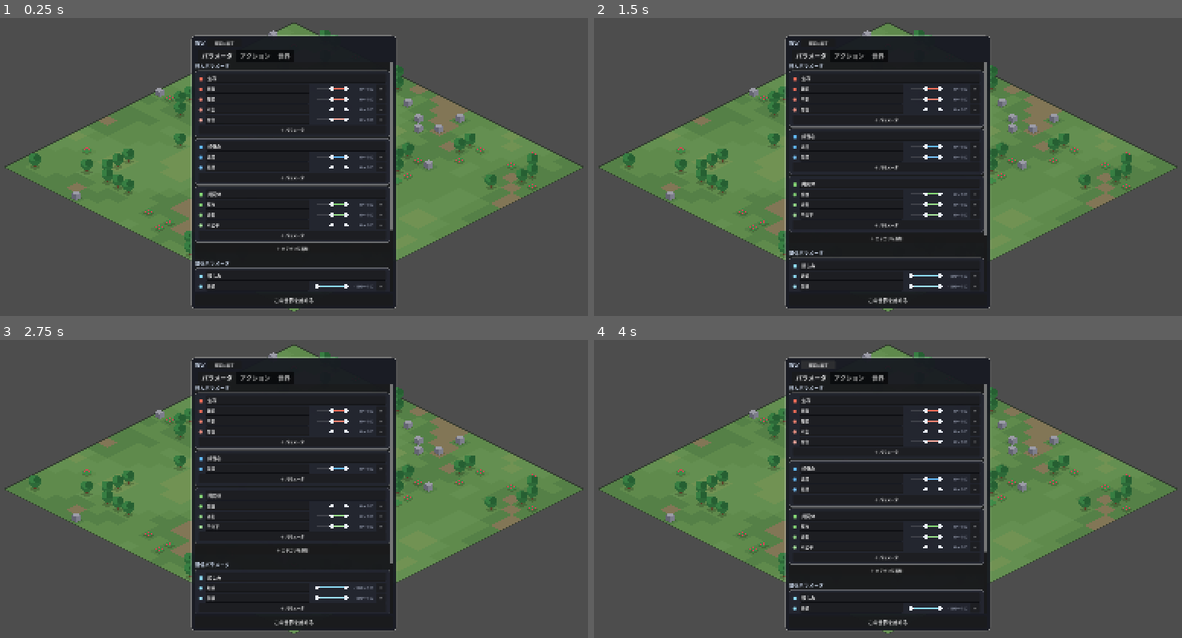
Above: before the commit, frames 1-4 (two rows, left to right).
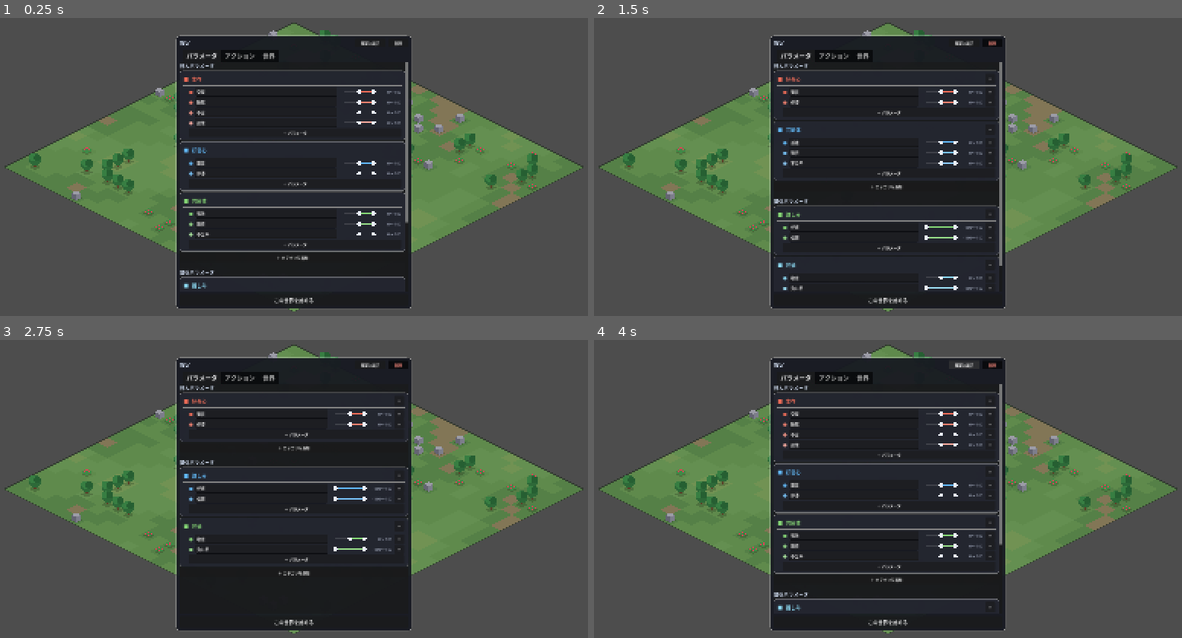
Above: after the commit, the same moments.

Repository: asterisk-cn/world-simulator
Game: Godot game, scene res://scenes/main.tscn
Two runs of this game, one before a commit and one after it. Both use one fixed random seed, a clock stepped at 60 frames per second and the inputs below.
Inputs (mouse positions are in pixels of both pictures, inside the frame that each line leads up to):
- Up to frame 1 (0.25 s): no input
- Up to frame 2 (1.5 s): click (993, 41) at 0.5 s, where only the run after the commit has a clickable "削除"; click "×" at 1.25 s
- Up to frame 3 (2.75 s): click "×" at 2 s
- Up to frame 4 (4 s): click "×" at 2.75 s; click "既定に戻す" at 3.5 s

The runs differ from the first frame. In frame 1, 9.8% of the frame differs, in the area x 29-70%, y 5-98%; in frame 2, 9.0%; in frame 3, 8.6%; in frame 4, 9.9%.

Commit message:
設定画面の整理：削除モード、階層、表記
- 「型」を「タイプ」に統一
- 各項目にあった削除ボタンを廃止し、パネル右上の「削除」で削除モードに入る形へ。
  モード中だけ × が出る。世界タブでは消せるものが無いのでボタン自体を隠す
- カテゴリを見出しとして立て、パラメータを字下げして階層を分ける
- アクションのカードから重複した見出しを外し、名前・タイプ・対象の3行に整理
- セットアップ画面を少し広げて文字の詰まりを解消

Co-Authored-By: Claude Opus 5 <noreply@anthropic.com>

Diff:
--- a/scripts/autoload/schema.gd
+++ b/scripts/autoload/schema.gd
@@ -241,6 +241,16 @@
 	var cat := "新カテゴリ%d" % i
 	add_param(scope, cat)
 	return cat
+
+
+func remove_category(scope: String, cat: String) -> void:
+	var kept: Array = []
+	for d in parameters:
+		if String(d["scope"]) == scope and String(d["category"]) == cat:
+			continue
+		kept.append(d)
+	parameters = kept
+	parameters_changed.emit()
 
 
 func rename_category(scope: String, old_name: String, new_name: String) -> void:
--- a/scripts/main.gd
+++ b/scripts/main.gd
@@ -69,8 +69,8 @@
 	rules_panel.visible = on
 	if on:
 		rules_panel.set_anchors_preset(Control.PRESET_CENTER)
-		rules_panel.offset_left = -270
-		rules_panel.offset_right = 270
+		rules_panel.offset_left = -310
+		rules_panel.offset_right = 310
 		rules_panel.offset_top = -360
 		rules_panel.offset_bottom = 360
 	else:
--- a/scripts/ui/rules_panel.gd
+++ b/scripts/ui/rules_panel.gd
@@ -15,6 +15,8 @@
 var _title: Label
 var _start_btn: Button
 var _reset_btn: Button
+var _delete_btn: Button
+var _delete_mode := false
 
 
 func _ready() -> void:
@@ -34,15 +36,30 @@
 	add_child(root)
 
 	var head := HBoxContainer.new()
+	head.add_theme_constant_override("separation", 8)
 	root.add_child(head)
 	_title = UIKit.label("設定", 14, Color(0.85, 0.9, 0.98))
 	head.add_child(_title)
+
+	var gap := Control.new()
+	gap.size_flags_horizontal = Control.SIZE_EXPAND_FILL
+	head.add_child(gap)
+
 	_reset_btn = UIKit.button(head, "既定に戻す", _reset_all, 10)
-	_reset_btn.custom_minimum_size = Vector2(90, 22)
+	_reset_btn.custom_minimum_size = Vector2(80, 22)
+
+	_delete_btn = Button.new()
+	_delete_btn.text = "削除"
+	_delete_btn.toggle_mode = true
+	_delete_btn.add_theme_font_size_override("font_size", 10)
+	_delete_btn.custom_minimum_size = Vector2(52, 22)
+	head.add_child(_delete_btn)
+	_delete_btn.toggled.connect(_on_delete_toggled)
 
 	_tabs = TabContainer.new()
 	_tabs.size_flags_vertical = Control.SIZE_EXPAND_FILL
 	root.add_child(_tabs)
+	_tabs.tab_changed.connect(_on_tab_changed)
 
 	_param_box = _make_tab("パラメータ")
 	_action_box = _make_tab("アクション")
@@ -63,6 +80,10 @@
 	_title.text = "設定" if on else "設定（開始後は変更できない）"
 	_start_btn.visible = on
 	_reset_btn.visible = on
+	if not on:
+		_delete_mode = false
+		_delete_btn.set_pressed_no_signal(false)
+	_update_delete_btn()
 	_rebuild_params()
 	_rebuild_actions()
 	_rebuild_world()
@@ -70,6 +91,28 @@
 
 func _on_start() -> void:
 	started.emit()
+
+
+func _on_delete_toggled(on: bool) -> void:
+	_delete_mode = on
+	_delete_btn.modulate = Color(1.0, 0.55, 0.5) if on else Color.WHITE
+	_rebuild_params()
+	_rebuild_actions()
+
+
+func _on_tab_changed(_i: int) -> void:
+	_update_delete_btn()
+
+
+## 世界タブには消せるものが無いので隠す
+func _update_delete_btn() -> void:
+	if _delete_btn == null or _tabs == null:
+		return
+	_delete_btn.visible = editable and _tabs.current_tab != 2
+
+
+func _can_delete() -> bool:
+	return editable and _delete_mode
 
 
 func _make_tab(title: String) -> VBoxContainer:
@@ -126,32 +169,61 @@
 	box.add_theme_constant_override("separation", 2)
 	card.add_child(box)
 
+	# 見出し
 	var head := HBoxContainer.new()
 	head.add_theme_constant_override("separation", 6)
 	box.add_child(head)
-	head.add_child(UIKit.label("■", 13, col))
+	head.add_child(UIKit.label("■", 14, col))
 	if editable:
-		var le := LineEdit.new()
-		le.text = cat
-		le.add_theme_font_size_override("font_size", 12)
-		le.size_flags_horizontal = Control.SIZE_EXPAND_FILL
-		le.custom_minimum_size = Vector2(80, 22)
-		head.add_child(le)
-		le.text_submitted.connect(_rename_category.bind(scope, cat))
-		le.focus_exited.connect(func() -> void: _rename_category(le.text, scope, cat))
+		head.add_child(_flat_edit(cat, col, scope))
 	else:
-		head.add_child(UIKit.label(cat, 12, Color(0.9, 0.92, 0.98)))
+		head.add_child(UIKit.label(cat, 13, col))
+	if _can_delete():
+		var dc := UIKit.button(head, "×", _del_category.bind(scope, cat), 11)
+		dc.custom_minimum_size = Vector2(26, 22)
+
+	box.add_child(HSeparator.new())
+
+	# 中身は一段下げる
+	var indent := MarginContainer.new()
+	indent.add_theme_constant_override("margin_left", 14)
+	box.add_child(indent)
+	var inner := VBoxContainer.new()
+	inner.add_theme_constant_override("separation", 2)
+	indent.add_child(inner)
 
 	for d in Schema.params_in(scope):
 		if String(d["category"]) != cat:
 			continue
-		_build_param(box, d)
+		_build_param(inner, d)
 
 	if editable:
-		UIKit.button(box, "＋ パラメータ", _add_param.bind(scope, cat), 10)
-
-
-func _build_param(box: VBoxContainer, def: Dictionary) -> void:
+		UIKit.button(inner, "＋ パラメータ", _add_param.bind(scope, cat), 10)
+
+
+## 見出し用の、枠を消した入力欄
+func _flat_edit(cat: String, col: Color, scope: String) -> LineEdit:
+	var le := LineEdit.new()
+	le.text = cat
+	le.add_theme_font_size_override("font_size", 13)
+	le.add_theme_color_override("font_color", col)
+	le.size_flags_horizontal = Control.SIZE_EXPAND_FILL
+	le.custom_minimum_size = Vector2(80, 24)
+	var flat := StyleBoxFlat.new()
+	flat.bg_color = Color(0, 0, 0, 0)
+	flat.content_margin_left = 2
+	le.add_theme_stylebox_override("normal", flat)
+	var focused := StyleBoxFlat.new()
+	focused.bg_color = Color(1, 1, 1, 0.06)
+	focused.set_corner_radius_all(3)
+	focused.content_margin_left = 2
+	le.add_theme_stylebox_override("focus", focused)
+	le.text_submitted.connect(_rename_category.bind(scope, cat))
+	le.focus_exited.connect(func() -> void: _rename_category(le.text, scope, cat))
+	return le
+
+
+func _build_param(box: Node, def: Dictionary) -> void:
 	var pid := String(def["id"])
 	var col := Schema.param_color(pid)
 
@@ -177,12 +249,17 @@
 	UIKit.range_row(row, "", -100.0, 100.0, float(def["min"]), float(def["max"]), 1.0,
 		_set_range.bind(def), col, 0)
 
-	var del := UIKit.button(row, "×", _del_param.bind(pid), 11)
-	del.custom_minimum_size = Vector2(26, 22)
+	if _can_delete():
+		var del := UIKit.button(row, "×", _del_param.bind(pid), 11)
+		del.custom_minimum_size = Vector2(26, 22)
 
 
 func _add_category(scope: String) -> void:
 	Schema.add_category(scope)
+
+
+func _del_category(scope: String, cat: String) -> void:
+	Schema.remove_category(scope, cat)
 
 
 func _rename_category(new_name: String, scope: String, old_name: String) -> void:
@@ -231,23 +308,37 @@
 		box.add_theme_constant_override("separation", 2)
 		card.add_child(box)
 
-		var head := HBoxContainer.new()
-		box.add_child(head)
-		head.add_child(UIKit.label(String(act["label"]), 13, Color(0.9, 0.92, 0.98)))
-		head.add_child(UIKit.label("  %s ／ %s"
-			% [Schema.behavior_label(kind), Schema.target_label(kind, String(act["target"]))],
-			10, UIKit.TEXT_DIM))
 		if not editable:
+			var head := HBoxContainer.new()
+			head.add_theme_constant_override("separation", 8)
+			box.add_child(head)
+			head.add_child(UIKit.label(String(act["label"]), 13, Color(0.9, 0.92, 0.98)))
+			head.add_child(UIKit.label("%s ／ %s"
+				% [Schema.behavior_label(kind), Schema.target_label(kind, String(act["target"]))],
+				10, UIKit.TEXT_DIM))
 			if not bool(act["enabled"]):
-				head.add_child(UIKit.label("  無効", 10, Color(0.85, 0.5, 0.45)))
+				head.add_child(UIKit.label("無効", 10, Color(0.85, 0.5, 0.45)))
 			continue
 
-		UIKit.check_row(head, "有効", bool(act["enabled"]), _set_enabled.bind(act))
-		var del := UIKit.button(head, "削除", _del_action.bind(aid), 10)
-		del.custom_minimum_size = Vector2(46, 22)
-
-		UIKit.line_edit_row(box, "名前", String(act["label"]), _set_a_label.bind(act))
-		UIKit.option_row(box, "型", kinds, kind_labels, kind, _set_kind.bind(act))
+		var name_row := HBoxContainer.new()
+		name_row.add_theme_constant_override("separation", 6)
+		box.add_child(name_row)
+		var nm := UIKit.label("名前", 11, UIKit.TEXT)
+		nm.custom_minimum_size = Vector2(48, 0)
+		name_row.add_child(nm)
+		var le := LineEdit.new()
+		le.text = String(act["label"])
+		le.add_theme_font_size_override("font_size", 11)
+		le.size_flags_horizontal = Control.SIZE_EXPAND_FILL
+		le.custom_minimum_size = Vector2(80, 22)
+		name_row.add_child(le)
+		le.text_changed.connect(_set_a_label.bind(act))
+		UIKit.check_row(name_row, "有効", bool(act["enabled"]), _set_enabled.bind(act))
+		if _can_delete():
+			var del := UIKit.button(name_row, "×", _del_action.bind(aid), 11)
+			del.custom_minimum_size = Vector2(26, 22)
+
+		UIKit.option_row(box, "タイプ", kinds, kind_labels, kind, _set_kind.bind(act), 48)
 
 		var tkeys: Array = Schema.targets_of(kind).keys()
 		if tkeys.is_empty():
@@ -257,7 +348,7 @@
 			for t in tkeys:
 				tlabels.append(Schema.target_label(kind, String(t)))
 			UIKit.option_row(box, "対象", tkeys, tlabels, String(act["target"]),
-				_set_target.bind(act))
+				_set_target.bind(act), 48)
 
 	if editable:
 		UIKit.spacer(_action_box, 4)
Not shown, changed: DESIGN.md
Not shown, changed: README.md
